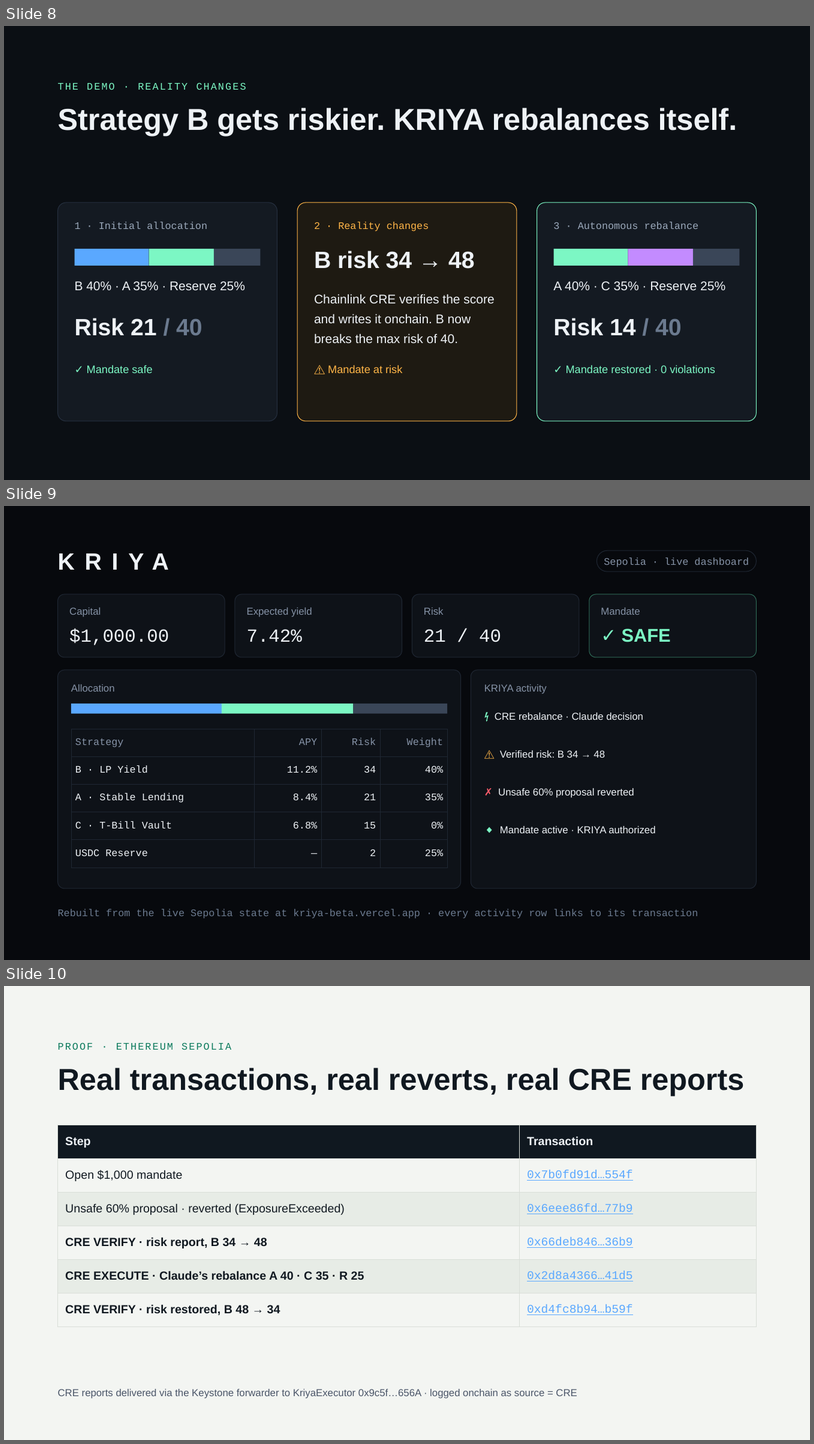
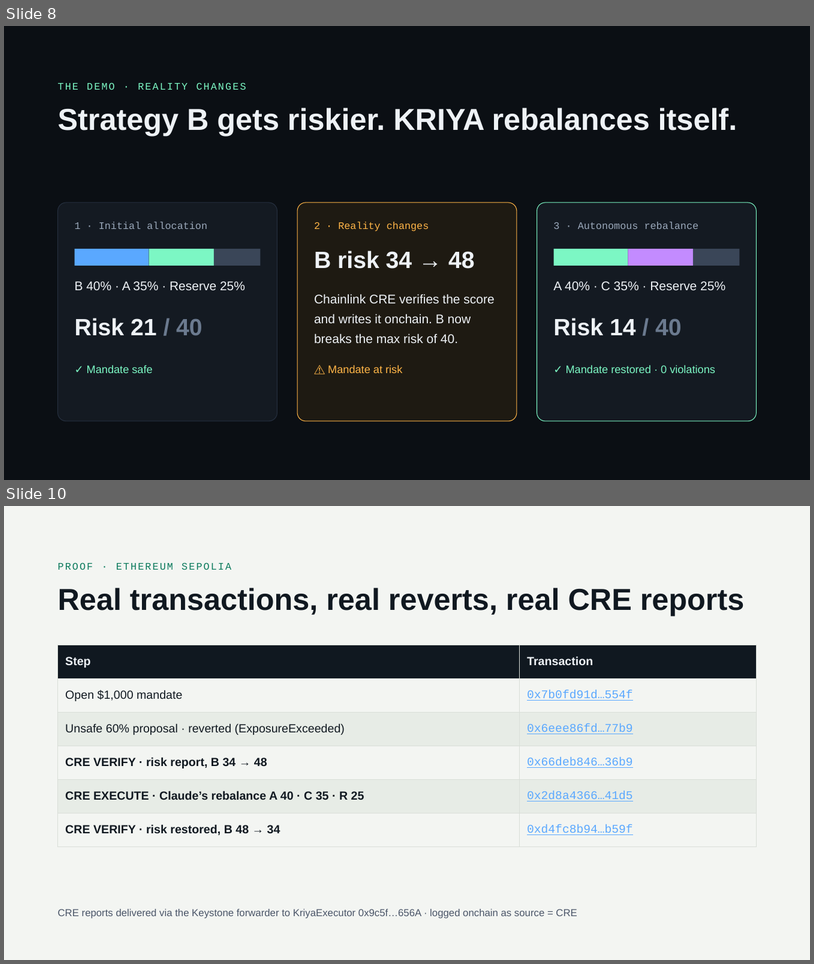
Before and after one commit to Saurabhnage/kriya, a slide deck: deck/KRIYA-pitch.pptx. Shown one above the other, each under a label of ours: slides 8, 9 and 10 before the commit, slides 8 and 10 after it; the slides between them are not shown. The pictures are 814x1444 and 814x964 pixels, drawn with LibreOffice and Linux fonts; fonts in the diff are those of the drawing. Boxes give left, top, right and bottom in pixels: in the first picture for what was removed or moved away, otherwise in the second. Text is boxed around its words. In the diff, an @@ line names an element or a change of style, - is before the commit and + after.

```diff
--- a/deck/KRIYA-pitch.pptx
+++ b/deck/KRIYA-pitch.pptx
@@ slide 9 removed at (4, 506, 810, 960), background #07090D @@
@@ text removed at (58, 547, 310, 576) @@
-KRIYA
@@ rounded rectangle removed at (597, 551, 757, 572) @@
-Sepolia · live dashboard
@@ rounded rectangle removed at (58, 594, 225, 657) @@
@@ rounded rectangle removed at (235, 594, 402, 657) @@
@@ rounded rectangle removed at (413, 594, 579, 657) @@
@@ rounded rectangle removed at (590, 594, 756, 657) @@
@@ text removed at (69, 607, 101, 617) @@
-Capital
@@ text removed at (247, 607, 312, 617) @@
-Expected yield
@@ text removed at (424, 607, 444, 615) @@
-Risk
@@ text removed at (601, 607, 640, 615) @@
-Mandate
@@ text removed at (69, 628, 169, 645) @@
-$1,000.00
@@ text removed at (247, 629, 302, 642) @@
-7.42%
@@ text removed at (424, 629, 501, 642) @@
-21 / 40
@@ text removed at (622, 628, 671, 642) @@
-✓ SAFE
@@ rounded rectangle removed at (58, 670, 461, 888) @@
@@ text removed at (71, 684, 115, 691) @@
-Allocation
@@ rounded rectangle removed at (471, 670, 756, 888) @@
@@ text removed at (485, 684, 547, 694) @@
-KRIYA activity
@@ rectangle removed at (71, 703, 222, 714) @@
@@ rectangle removed at (222, 703, 354, 714) @@
@@ rectangle removed at (354, 703, 448, 714) @@
@@ text removed at (495, 712, 644, 720) @@
-⚡ CRE rebalance · Claude decision
@@ table removed at (71, 729, 447, 858), 5 rows, 4 columns @@
-Strategy | APY | Risk | Weight
-B · LP Yield | 11.2% | 34 | 40%
-A · Stable Lending | 8.4% | 21 | 35%
-C · T-Bill Vault | 6.8% | 15 | 0%
-USDC Reserve | — | 2 | 25%
@@ text removed at (500, 750, 605, 757) @@
-⚠ Verified risk: B 34 → 48
@@ text removed at (498, 788, 635, 798) @@
-✗ Unsafe 60% proposal reverted
@@ text removed at (500, 826, 656, 833) @@
-◆ Mandate active · KRIYA authorized
@@ text removed at (58, 909, 699, 918) @@
-Rebuilt from the live Sepolia state at kriya-beta.vercel.app · every activity row links to its transaction
```
Also in this commit, not shown: 1 slide added, 2 other files.
